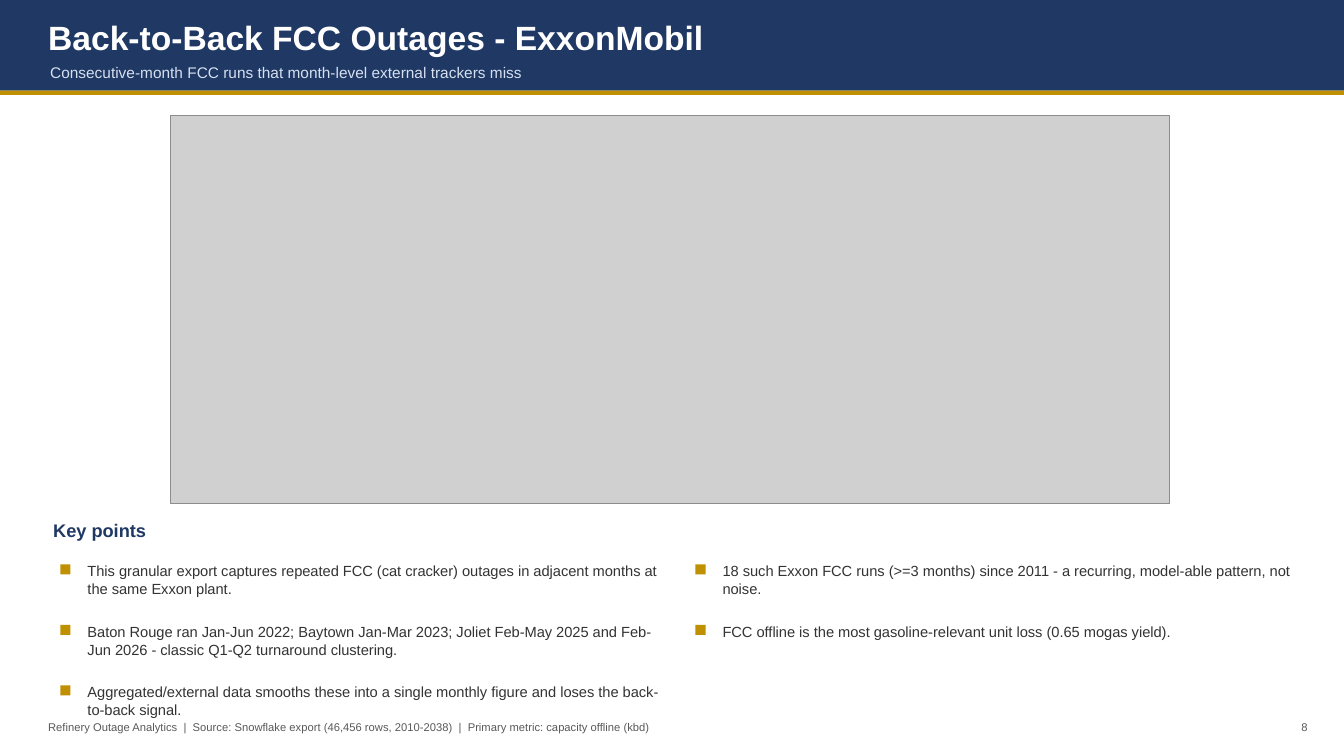
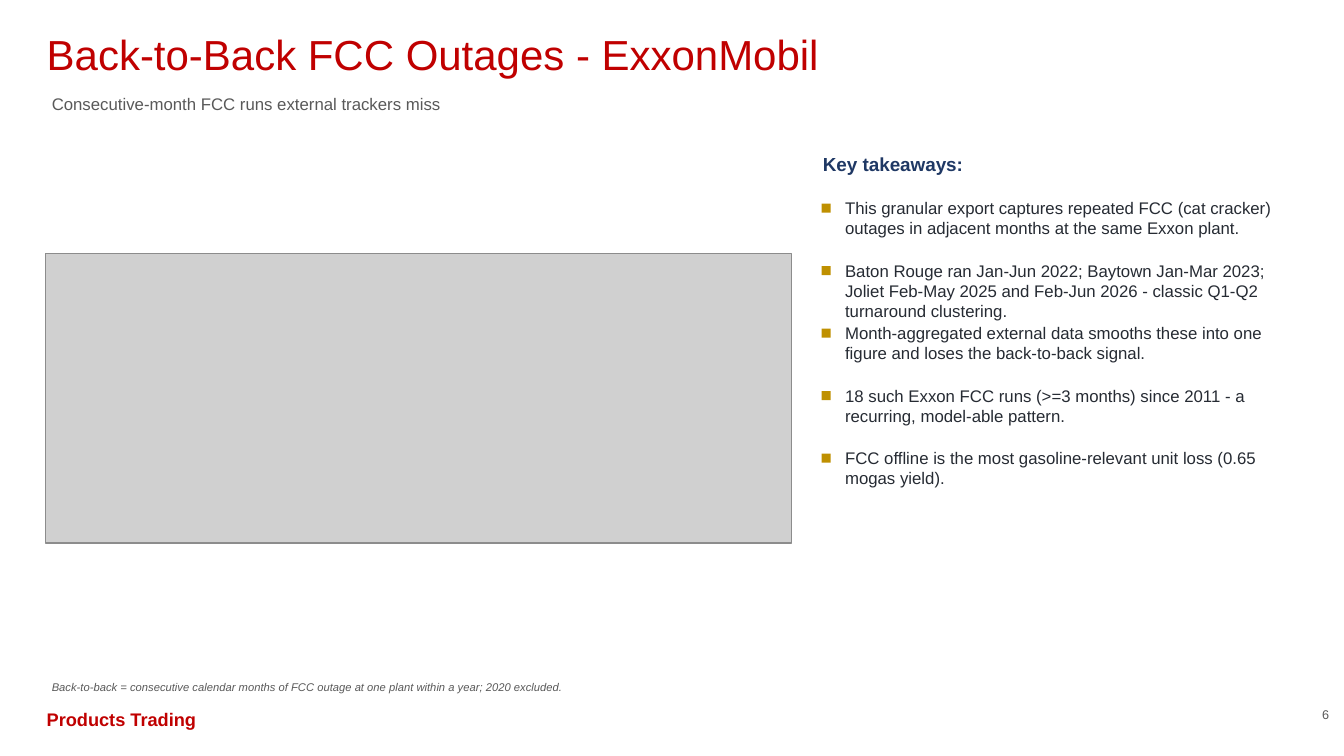
Before and after one commit to HoldenCole/Outages-script, a slide deck: slide 7 of output/outage_deck.pptx (slide 8 before the commit). Drawn at 1344x756 pixels with LibreOffice and Linux fonts; fonts in the diff are those of the drawing; grey boxes stand for pictures. Boxes give left, top, right and bottom in pixels: in the first picture for what was removed or moved away, otherwise in the second. Text is boxed around its words. In the diff, an @@ line names an element or a change of style, - is before the commit and + after.

```diff
--- a/output/outage_deck.pptx
+++ b/output/outage_deck.pptx
@@ rectangle removed at [0, 0, 1344, 91] @@
@@ text "Back-to-Back FCC Outages - ExxonMobil" at [47, 39, 819, 78]: size 24 to 30 pt, text colour #FFFFFF to #C00000, bold off; less space between paragraphs @@
@@ rectangle removed at [0, 91, 1344, 95] @@
@@ text at [52, 98, 440, 110]: text changed; size 11 to 12 pt; text colour #D6E0F0 to #595959 @@
-Consecutive-month FCC runs that month-level external trackers miss
+Consecutive-month FCC runs external trackers miss
@@ text added at [823, 157, 963, 175], 13.5 pt, text #1F3864, bold @@
+Key takeaways:
@@ rectangle: place and size @@
-rectangle at [60, 565, 71, 575]
+rectangle at [822, 204, 831, 213]
@@ text "This granular export captures repeated ...": place and size @@
-text "This granular export captures repeated ..." at [87, 565, 657, 597]
+text "This granular export captures repeated ..." at [845, 202, 1271, 238]
@@ picture: place and size @@
-picture at [171, 116, 1171, 504]
+picture at [45, 253, 791, 543]
@@ rectangle: place and size @@
-rectangle at [60, 625, 71, 635]
+rectangle at [822, 266, 831, 275]
@@ text "Baton Rouge ran Jan-Jun 2022; ...": place and size @@
-text "Baton Rouge ran Jan-Jun 2022; ..." at [87, 626, 651, 658]
+text "Baton Rouge ran Jan-Jun 2022; ..." at [845, 265, 1265, 321]
@@ rectangle: place and size @@
-rectangle at [60, 686, 71, 696]
+rectangle at [822, 329, 831, 338]
@@ text at [845, 327, 1262, 363]: text changed; size 10.5 to 12 pt; text colour #333333 to #262B33 @@
-Aggregated/external data smooths these into a single monthly figure and loses the back-to-back signal.
+Month-aggregated external data smooths these into one figure and loses the back-to-back signal.
@@ rectangle: place and size @@
-rectangle at [696, 625, 706, 635]
+rectangle at [822, 391, 831, 400]
@@ text at [845, 390, 1244, 426]: text changed; size 10.5 to 12 pt; text colour #333333 to #262B33 @@
-18 such Exxon FCC runs (>=3 months) since 2011 - a recurring, model-able pattern, not noise.
+18 such Exxon FCC runs (>=3 months) since 2011 - a recurring, model-able pattern.
@@ size 10.5 to 12 pt, text colour #333333 to #262B33; less space between paragraphs in 3 elements at [845, 202, 1271, 238], [845, 265, 1265, 321], [845, 452, 1255, 488] @@
@@ text "FCC offline is the most ...": place and size @@
-text "FCC offline is the most ..." at [723, 626, 1171, 640]
+text "FCC offline is the most ..." at [845, 452, 1255, 488]
@@ rectangle: place and size @@
-rectangle at [696, 565, 706, 575]
+rectangle at [822, 454, 831, 463]
@@ text removed at [53, 523, 146, 541] @@
-Key points
@@ text added at [52, 683, 562, 694], 8 pt, text #595959, italic @@
+Back-to-back = consecutive calendar months of FCC outage at one plant within a year; 2020 excluded.
@@ text added at [47, 713, 196, 730], 13 pt, text #C00000, bold @@
+Products Trading
@@ text added at [1322, 710, 1329, 719], 9 pt, text #595959 @@
+6
@@ text removed at [48, 723, 650, 734] @@
-Refinery Outage Analytics | Source: Snowflake export (46,456 rows, 2010-2038) | Primary metric: capacity offline (kbd)
@@ text removed at [1301, 723, 1307, 731] @@
-8
```
Also in this commit, not shown: 4 other slides changed, 8 slides added, 8 slides removed, 8 other files.
